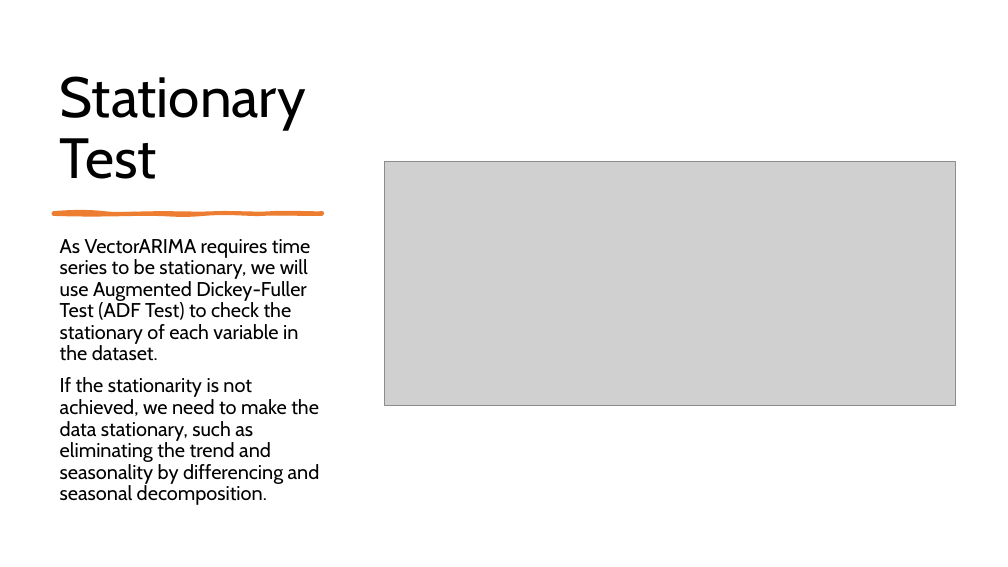
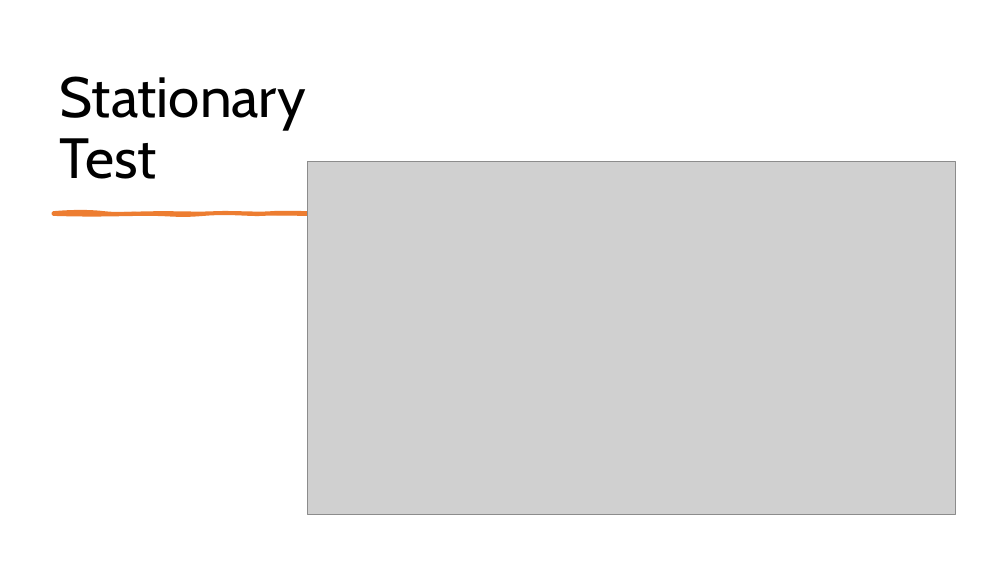
Before and after one commit to raidharmender/MultiVarTSPred, a slide deck: slide 17 of Multivar TS analysis and prediction.pptx. Drawn at 1008x567 pixels with LibreOffice and Linux fonts; fonts in the diff are those of the drawing; grey boxes stand for pictures. Boxes give left, top, right and bottom in pixels: in the first picture for what was removed or moved away, otherwise in the second. Text is boxed around its words. In the diff, an @@ line names an element or a change of style, - is before the commit and + after.

```diff
--- a/Multivar TS analysis and prediction.pptx
+++ b/Multivar TS analysis and prediction.pptx
@@ picture resized from (x1=385, y1=162, x2=956, y2=406) to (x1=307, y1=162, x2=956, y2=514) @@
@@ text removed at (x1=60, y1=239, x2=320, y2=505) @@
-As VectorARIMA requires time series to be stationary, we will use Augmented Dickey-Fuller Test (ADF Test) to check the stationary of each variable in the dataset.
-If the stationarity is not achieved, we need to make the data stationary, such as eliminating the trend and seasonality by differencing and seasonal decomposition.
```
Also in this commit, not shown: 4 other slides changed, 3 slides added, 10 slides removed.
